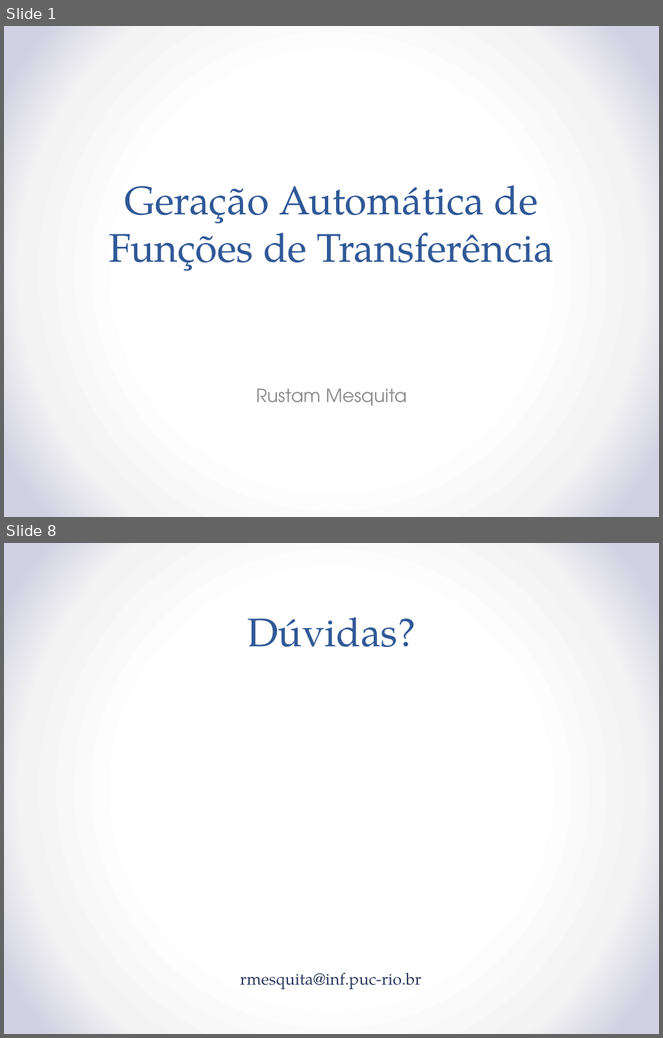
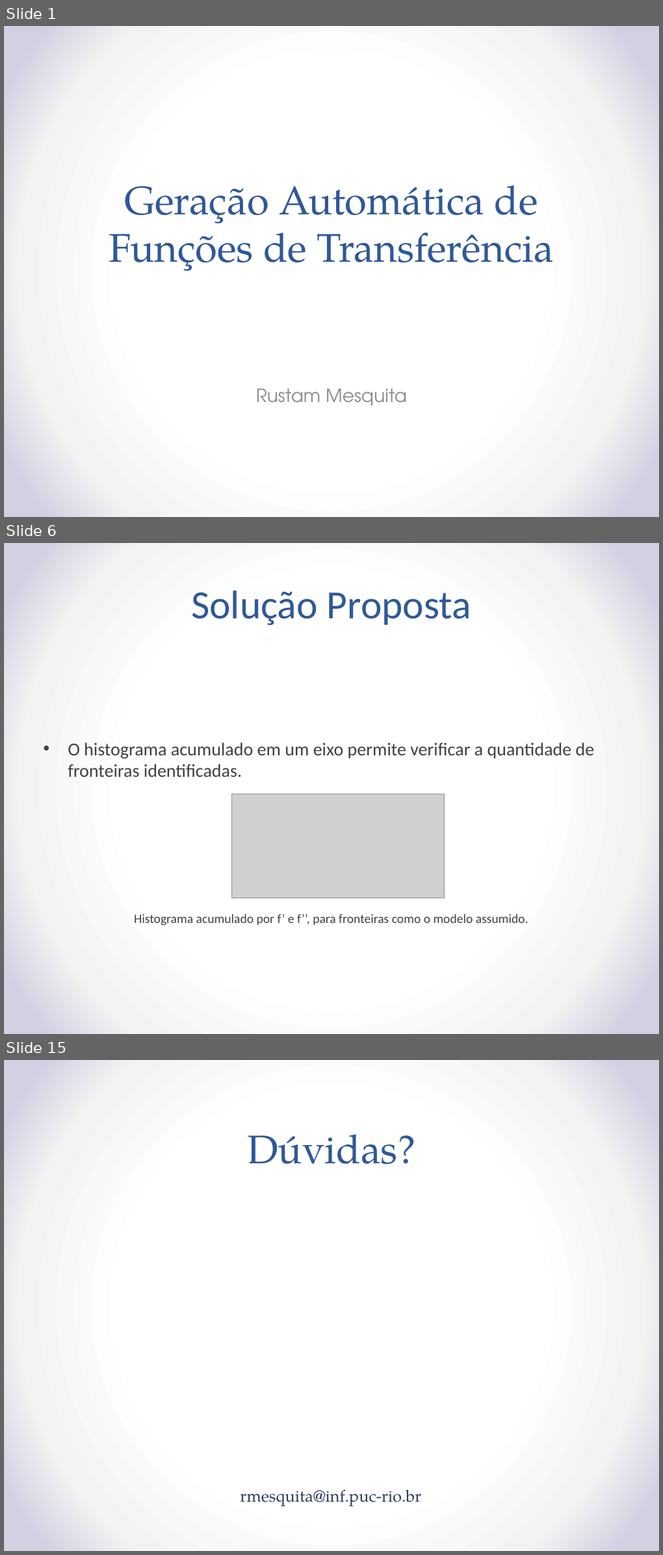
Before and after one commit to rustanitu/TFG, a slide deck: TransferFunctionResearch.pptx. Shown one above the other, each under a label of ours: slides 1 and 8 before the commit, slides 1, 6 and 15 after it; the slides between them are not shown. The pictures are 663x1038 and 663x1555 pixels, drawn with LibreOffice and Linux fonts; fonts in the diff are those of the drawing; grey boxes stand for pictures. Boxes give left, top, right and bottom in pixels: in the first picture for what was removed or moved away, otherwise in the second. Text is boxed around its words. In the diff, an @@ line names an element or a change of style, - is before the commit and + after.

```diff
--- a/TransferFunctionResearch.pptx
+++ b/TransferFunctionResearch.pptx
@@ slide 6 added at bbox=[4, 543, 659, 1034], background gradient #FFFFFF to #F4F4F4 to #D2D1E3 @@
@@ title added at bbox=[191, 590, 471, 626], 44 pt, text #2F5897 @@
+Solução Proposta
@@ text added at bbox=[68, 743, 595, 926], 20 pt, text #404040 @@
+• O histograma acumulado em um eixo permite verificar a quantidade de fronteiras identificadas.
+Histograma acumulado por f’ e f’’, para fronteiras como o modelo assumido.
@@ picture added at bbox=[232, 794, 444, 898] @@
@@ what was slide 8 is now slide 15 @@
```
Also in this commit, not shown: 6 slides changed, 6 other slides added, 3 other files.
